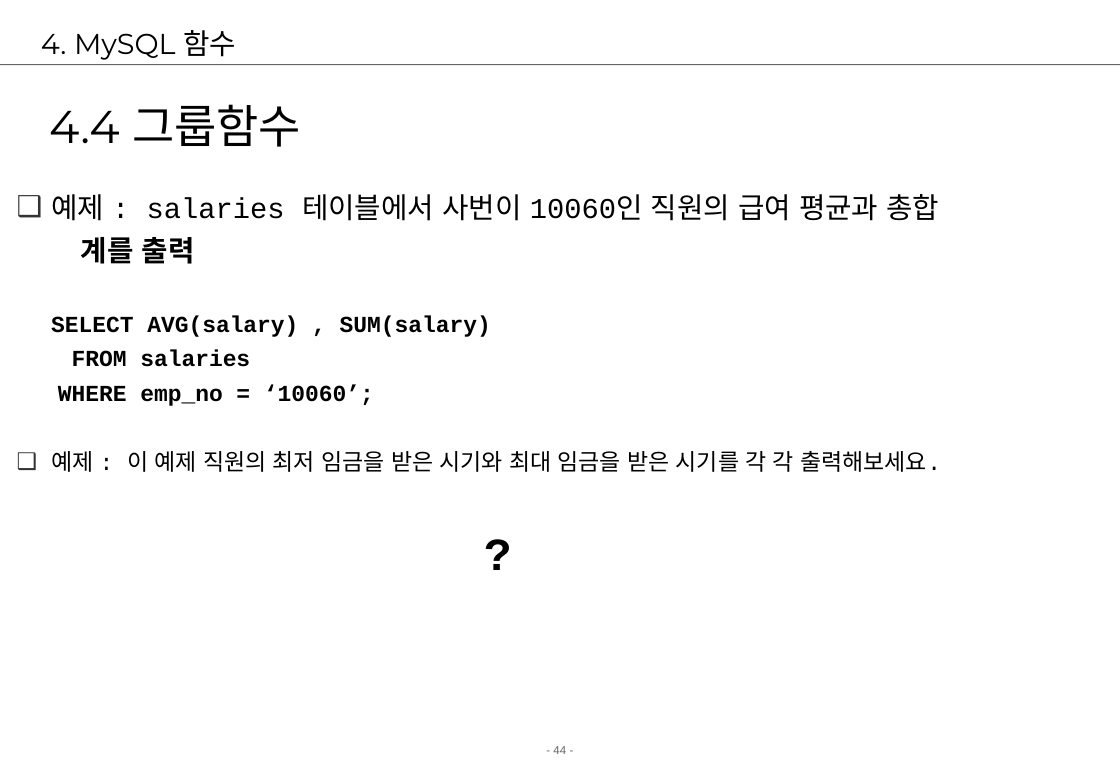
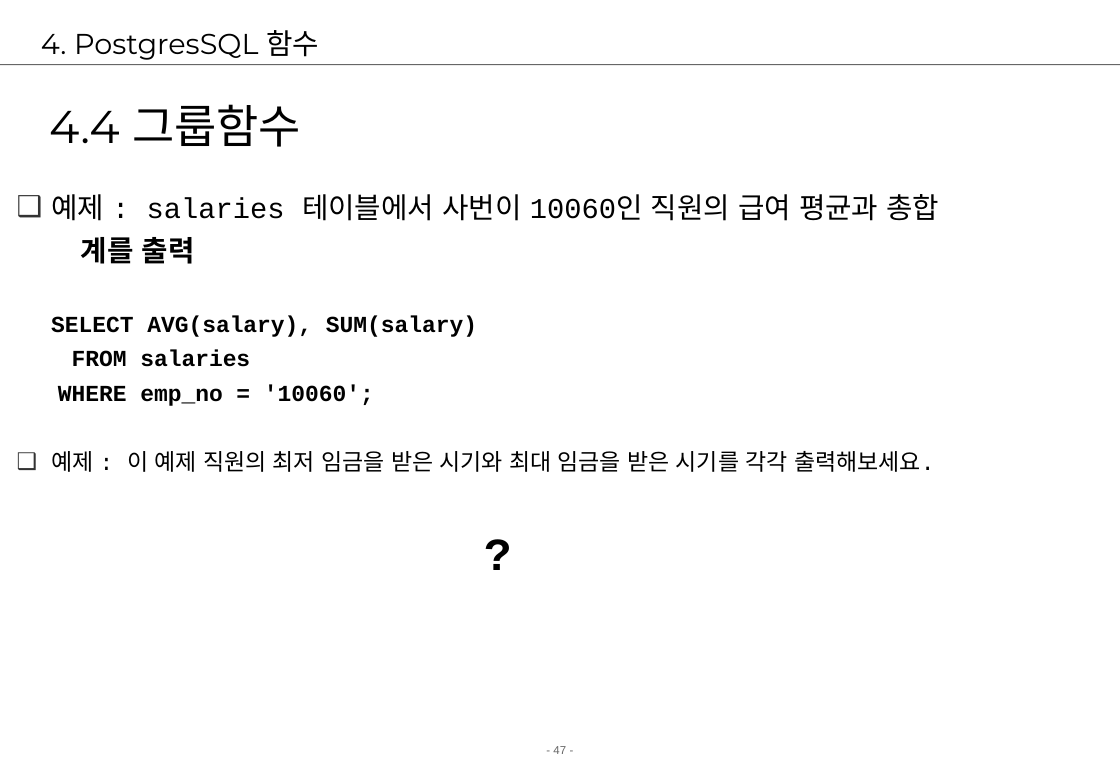
Before and after one commit to jungeunlee95/cafe24-TIL, a slide deck: slide 47 of 2 강의자료/02.강의/5. postgresql/postgresql2-검색.ppt (slide 44 before the commit). Drawn at 1120x775 pixels with LibreOffice and Linux fonts; fonts in the diff are those of the drawing; background and template pictures are left out. Boxes give left, top, right and bottom in pixels: in the first picture for what was removed or moved away, otherwise in the second. Text is boxed around its words. In the diff, an @@ line names an element or a change of style, - is before the commit and + after.

Commit message:
postgresql

```diff
--- a/2 강의자료/02.강의/5. postgresql/postgresql2-검색.ppt
+++ b/2 강의자료/02.강의/5. postgresql/postgresql2-검색.ppt
@@ title at bbox=[41, 30, 319, 60]: text changed @@
-4. MySQL 함수
+4. PostgresSQL 함수
@@ text at bbox=[51, 315, 477, 337]: text changed @@
-SELECT AVG(salary) , SUM(salary)
+SELECT AVG(salary), SUM(salary)
@@ text at bbox=[51, 384, 935, 472]: text changed @@
-WHERE emp_no = ‘10060’;
-❑ 예제 : 이 예제 직원의 최저 임금을 받은 시기와 최대 임금을 받은 시기를 각 각 출력해보세요.
+WHERE emp_no = '10060';
+❑ 예제 : 이 예제 직원의 최저 임금을 받은 시기와 최대 임금을 받은 시기를 각각 출력해보세요.
@@ page number at bbox=[553, 746, 566, 754]: text changed @@
-- 44 -
+- 47 -
```
Also in this commit, not shown: 44 other slides changed, 4 slides added, 1 slide removed, 27 other files.
